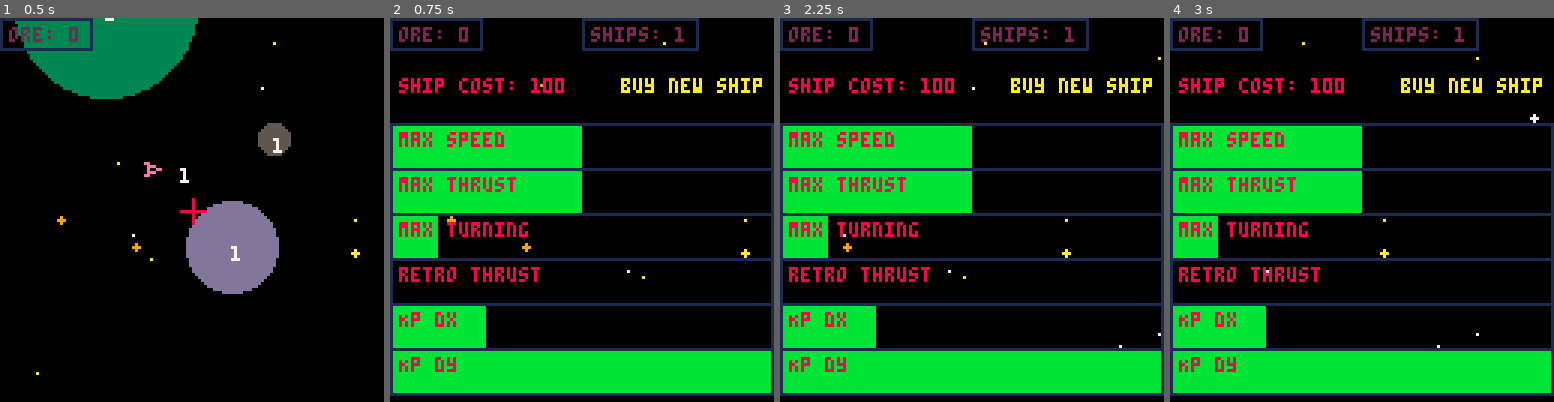
Above: before the commit, frames 1-4 (left to right).
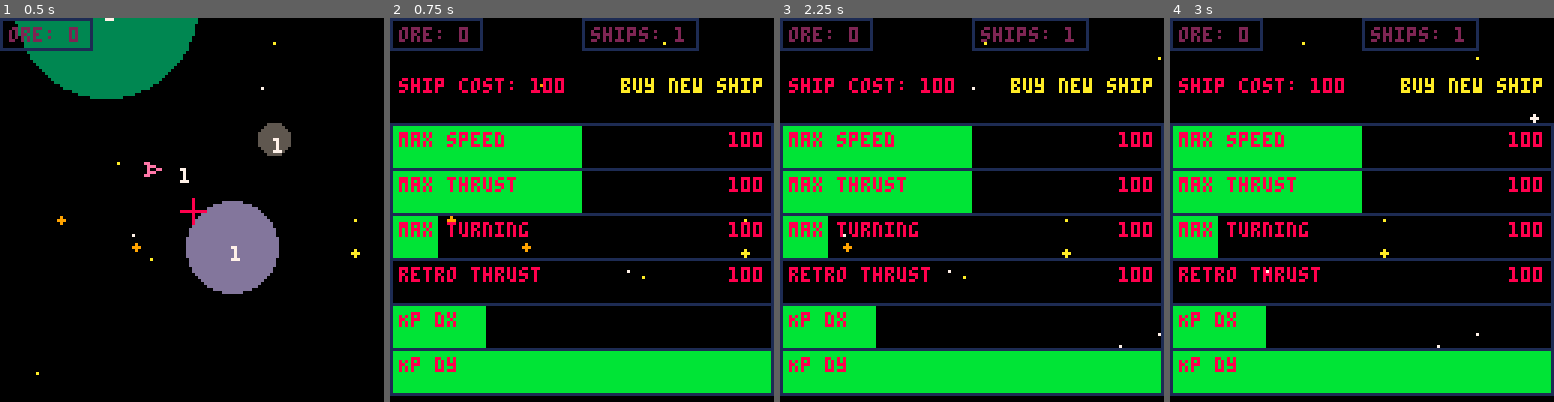
Above: after the commit, the same moments.

Repository: TarkanAl-Kazily/game-jams
Game: PICO-8 cartridge gmtk/main.p8
Two runs of this game, one before a commit and one after it. Both use one fixed random seed, a clock stepped at 60 frames per second and the inputs below.
Inputs:
- Up to frame 1 (0.5 s): tap X (X key) at 0.33 s
- Up to frame 2 (0.75 s): tap O (Z key) at 0.7 s
- Up to frame 3 (2.25 s): tap X (X key) at 1.07, 1.85 s; hold Right 1.6-2.1 s; tap O (Z key) at 1.7, 2.1 s; hold Up from 2.15 s (still down)
- Up to frame 4 (3 s): release Up at 2.42 s; hold Right from 2.47 s (still down); tap O (Z key) at 2.5, 2.9 s; tap X (X key) at 2.97 s

Frame 1 is identical in both runs. In frame 2, 0.8% of the frame differs, in the area x 88-97%, y 29-69%; in frame 3, 0.8%; in frame 4, 0.8%.

Commit message:
Version 1.0
First major version, as the game enables upgrades and tuning some
parameters. Changed the name to Space Controller

Diff:
--- a/gmtk/controls.lua
+++ b/gmtk/controls.lua
@@ -1,14 +1,3 @@
-
-_state_limits = {
-    velocity={10, 20, 30, 40}
-}
-
-_control_limits = {
-    acceleration={5, 10, 15, 20},
-    friction={0.0, 0.05, 0.1, 0.2},
-    angular_velocity={0.25, 0.5, 0.75, 1.0}
-}
-
 miner_settings = {
     max_velocity = 10,
     max_acceleration=5,
@@ -25,6 +14,10 @@
     max_friction=1.0,
     kp_1=1.0,
     kp_2=1.0
+}
+
+upgrade_amounts = {
+    5.0, 2.5, 0.25, 0.1
 }
 
 -- a list of targets for miners to cycle between
--- a/gmtk/draw.lua
+++ b/gmtk/draw.lua
@@ -102,5 +102,8 @@
         rectfill(top_x, top_y, top_x + 127 * values[i] / max_values[i], top_y + 15, 11)
         rect(top_x, top_y, top_x + 127, top_y + 15, 1)
         print(player_menu.entries[i], top_x + 3, top_y + 3, player_menu.menu_item == i and 10 or 8)
+        if i+1 <= #upgrade_costs then
+            print(upgrade_costs[i+1], top_x + 125 - 4 * #tostr(upgrade_costs[i+1]), top_y + 3, player_menu.menu_item == i and 10 or 8)
+        end
     end
 end
--- a/gmtk/main.p8
+++ b/gmtk/main.p8
@@ -1,7 +1,7 @@
 pico-8 cartridge // http://www.pico-8.com
 version 29
 __lua__
--- space clicker v0_12
+-- space controller v1_0
 -- tarkan al-kazily
 
 #include objects.lua
@@ -23,6 +23,8 @@
 seed_background = 42
 seed_zones = 48
 
+upgrade_costs = {0, 100, 100, 100, 100}
+
 -- valid modes: ship, manager, menu
 player_mode = "manager"
 
@@ -180,9 +182,10 @@
   elseif player_mode == "manager" then
     control_camera()
     if btnp(5) then
-      local affected_miner_path = modify_miner_path()
-      if not affected_miner_path and switch_to_ship() then
+      if switch_to_ship() then
         player_mode = "ship"
+      else
+        modify_miner_path()
       end
     elseif btnp(4) then
       player_mode = "menu"
@@ -228,7 +231,8 @@
 end
 
 function update_ship_cost()
-  ship_cost = flr(90 + 10 * (1.3^(miner_count-1)))
+  ship_cost = 75 + miner_count * 25
+  upgrade_costs[1] = ship_cost
 end
 
 function update_player_menu()
@@ -242,12 +246,27 @@
     player_menu.menu_item += 1
   end
 
-  if player_menu.menu_item > 0 and btnp(0) then
-    values[player_menu.menu_item] -= 0.1 * max_values[player_menu.menu_item]
-  end
-
-  if player_menu.menu_item > 0 and btnp(1) then
-    values[player_menu.menu_item] += 0.1 * max_values[player_menu.menu_item]
+  if btnp(5) then
+    if player_menu.menu_item < #upgrade_costs then
+      if score > upgrade_costs[player_menu.menu_item+1] then
+        score -= upgrade_costs[player_menu.menu_item+1]
+        if player_menu.menu_item == 0 then
+          add(entities, new_miner())
+          miner_count += 1
+        else
+          max_values[player_menu.menu_item] += upgrade_amounts[player_menu.menu_item]
+          upgrade_costs[player_menu.menu_item+1] += 25
+        end
+      end
+    end
+  end
+
+  if player_menu.menu_item > 0 and btn(0) then
+    values[player_menu.menu_item] -= 0.01 * max_values[player_menu.menu_item]
+  end
+
+  if player_menu.menu_item > 0 and btn(1) then
+    values[player_menu.menu_item] += 0.01 * max_values[player_menu.menu_item]
   end
 
   player_menu.menu_item = mid(0, player_menu.menu_item, #player_menu.entries)
@@ -257,7 +276,14 @@
   miner_settings.max_angular_velocity = mid(0, values[3], max_values[3])
   miner_settings.max_friction = mid(0, values[4], max_values[4])
   miner_settings.kp_1 = mid(0, values[5], max_values[5])
-  miner_settings.kp_2 = mid(0, values[6], max_values[5])
+  miner_settings.kp_2 = mid(0, values[6], max_values[6])
+
+  upgrade_maximums.max_velocity = max_values[1]
+  upgrade_maximums.max_acceleration = max_values[2]
+  upgrade_maximums.max_angular_velocity = max_values[3]
+  upgrade_maximums.max_friction = max_values[4]
+  upgrade_maximums.kp_1 = max_values[5]
+  upgrade_maximums.kp_2 = max_values[6]
 end
 
 -->8
